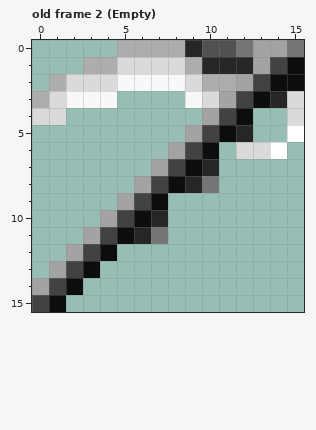
Pixel-art file: dots/Aseprite drawings/Health.aseprite. The picture above was drawn from the file before the commit.
16x16 pixels, 13 frames. Colours within 5 levels of each other are drawn and written as one. Shown: old frame 2 (Empty). The commit also changed other frames, which this record leaves out.
The same view after the edit:
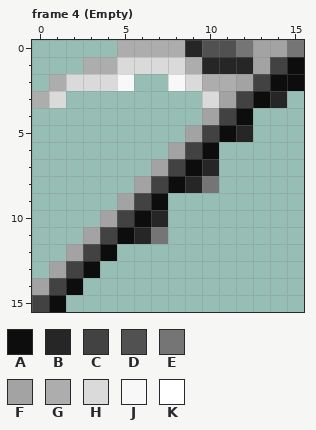
Palette (. is transparent): A #0d0d0d  B #262626  C #424242  D #515151  E #757575  F #a3a3a3  G #adadad  H #dadada  J #f8f8f8  K #ffffff
A new or re-ordered frame is compared with the old frame closest to it.
What changed:
frames re-ordered
Frame 4 (Empty) against old frame 2 (Empty), layer "Scythe":
The author cleared colour H in row 3 at x 15; in row 4 at x 0 to 1 and 15; in row 6 at x 12 to 13.
The author cleared colour J in row 2 at x 6 to 7; in row 3 at x 2 to 4 and 9.
The author cleared colour K in row 5 at x 15; in row 6 at x 14.
